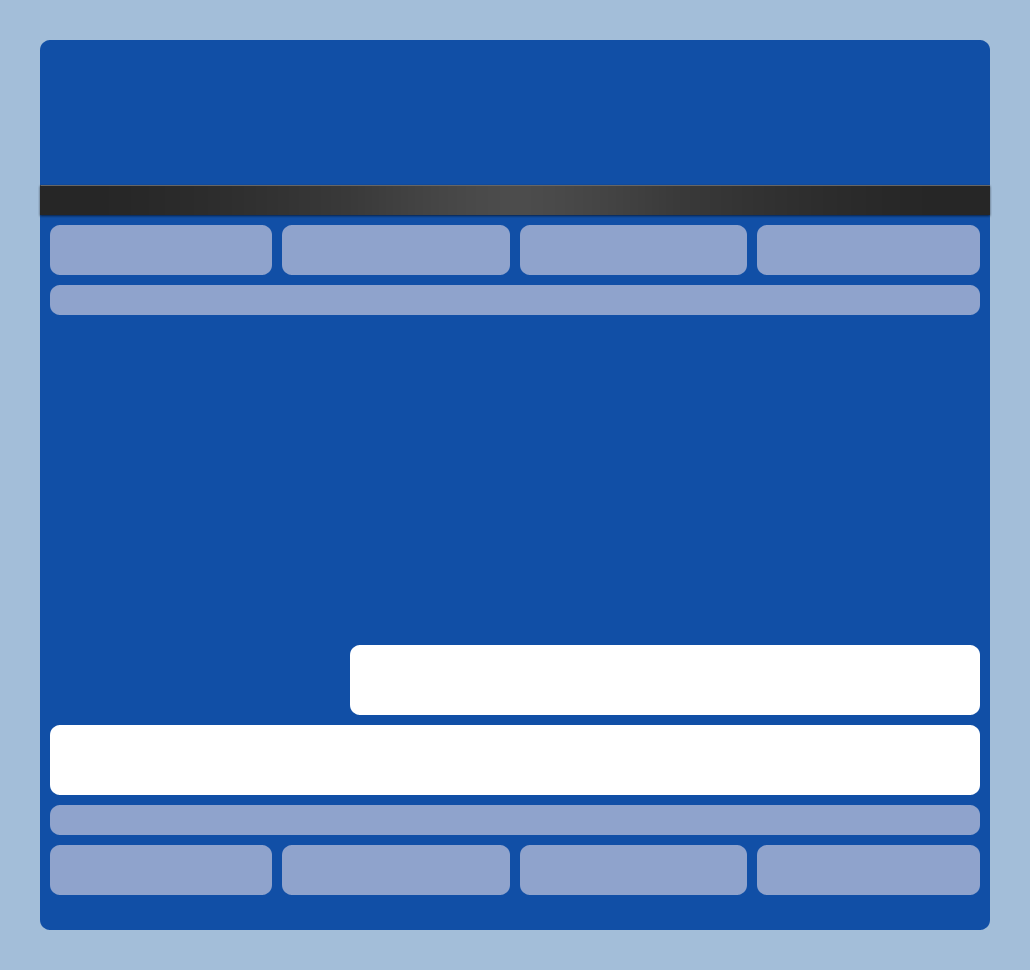
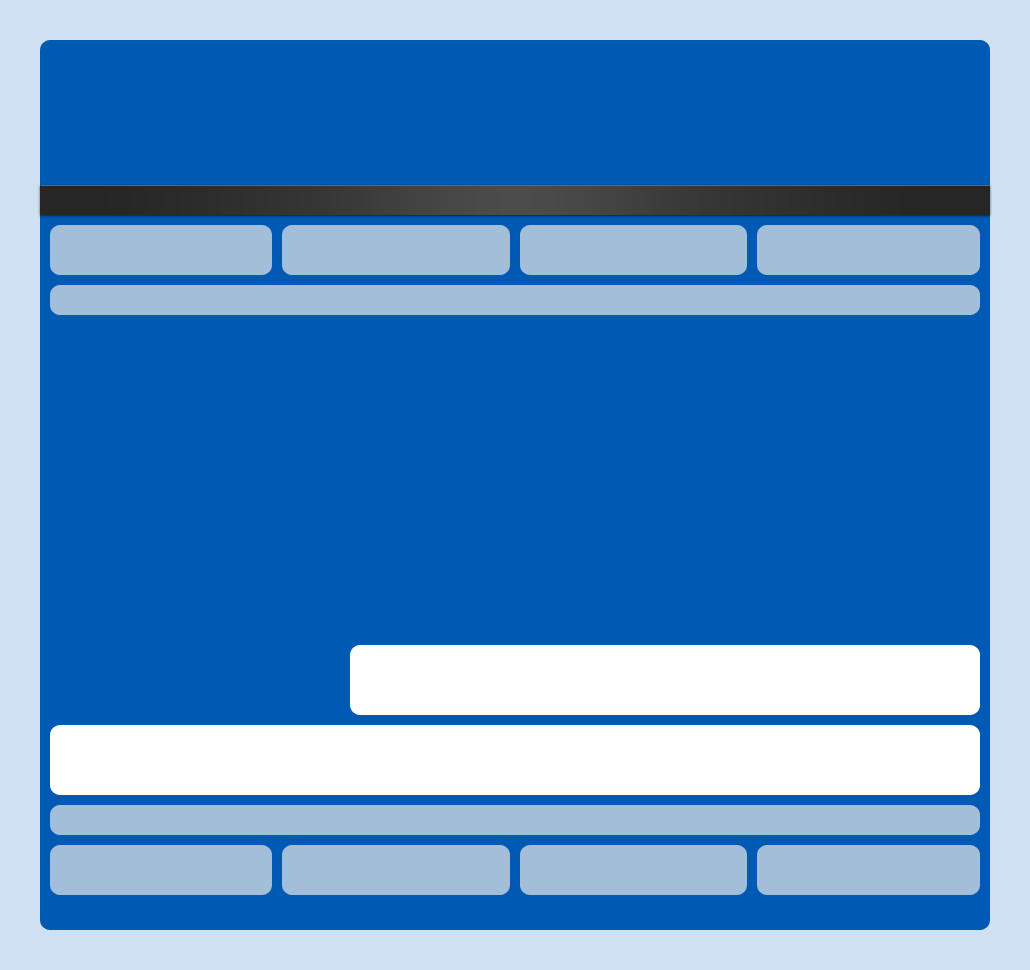
Layer changes from the first w=1030, h=970 image to the second:
painted on "header / footer widgets" over [50, 225, 980, 895]
painted on "canvas" over [40, 40, 990, 930]
painted on "Background" over [0, 0, 1030, 970]
